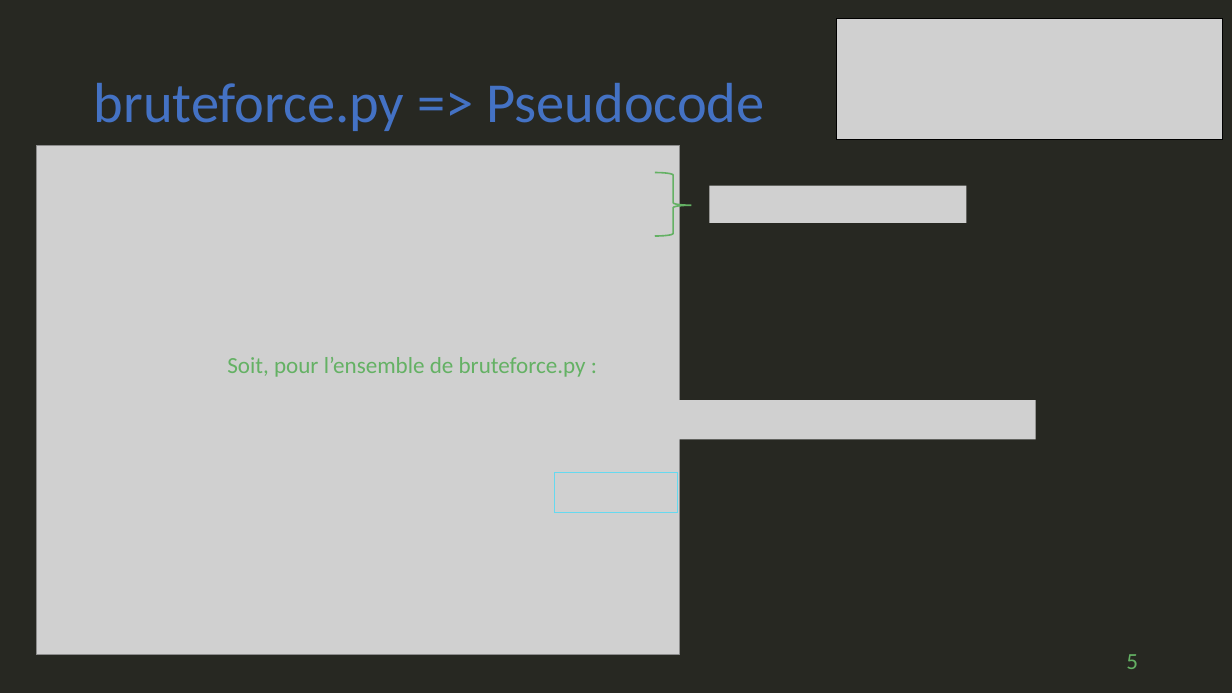
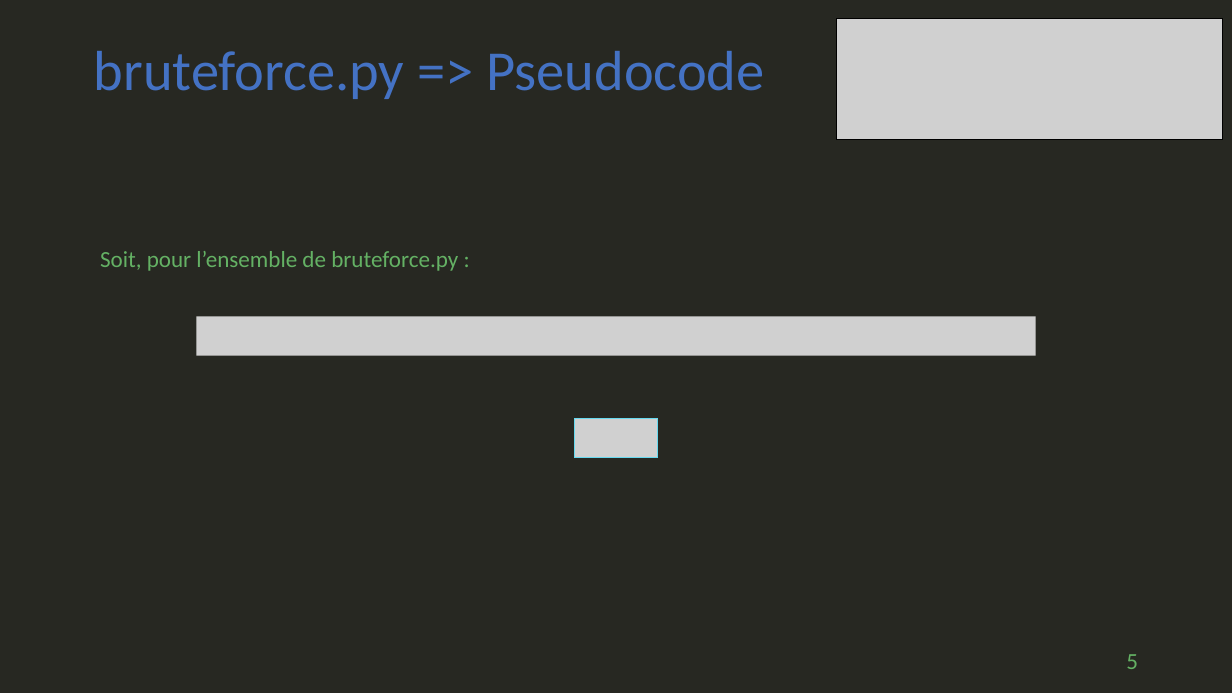
Before and after one commit to geoffrey-ll/OC_P07_Algorithmique, a slide deck: slide 5 of p07_slide.pptx. Drawn at 1232x693 pixels with LibreOffice and Linux fonts; fonts in the diff are those of the drawing; grey boxes stand for pictures. Boxes give left, top, right and bottom in pixels: in the first picture for what was removed or moved away, otherwise in the second. Text is boxed around its words. In the diff, an @@ line names an element or a change of style, - is before the commit and + after.

Commit message:
Présentation :     - Slides terminés.
knapsack.py - Bottom-up.
    - Optimisation. env 5s de gagné pour dataset1

```diff
--- a/p07_slide.pptx
+++ b/p07_slide.pptx
@@ title "bruteforce.py => Pseudocode" at [94, 51, 764, 99]: vertical alignment middle to top @@
@@ picture removed at [36, 145, 679, 654] @@
@@ right brace removed at [655, 173, 692, 237] @@
@@ picture removed at [710, 186, 967, 223] @@
@@ text "Soit, pour l’ensemble de bruteforce.py ...": place and size @@
-text "Soit, pour l’ensemble de bruteforce.py ..." at [227, 357, 586, 377]
+text "Soit, pour l’ensemble de bruteforce.py ..." at [100, 251, 458, 271]
@@ picture added at [196, 316, 1035, 356] @@
@@ picture removed at [196, 400, 1035, 440] @@
@@ picture added at [574, 419, 658, 458] @@
@@ picture removed at [555, 473, 677, 513] @@
```
Also in this commit, not shown: 5 other slides changed, 11 slides added, 7 slides removed, 7 other files.
